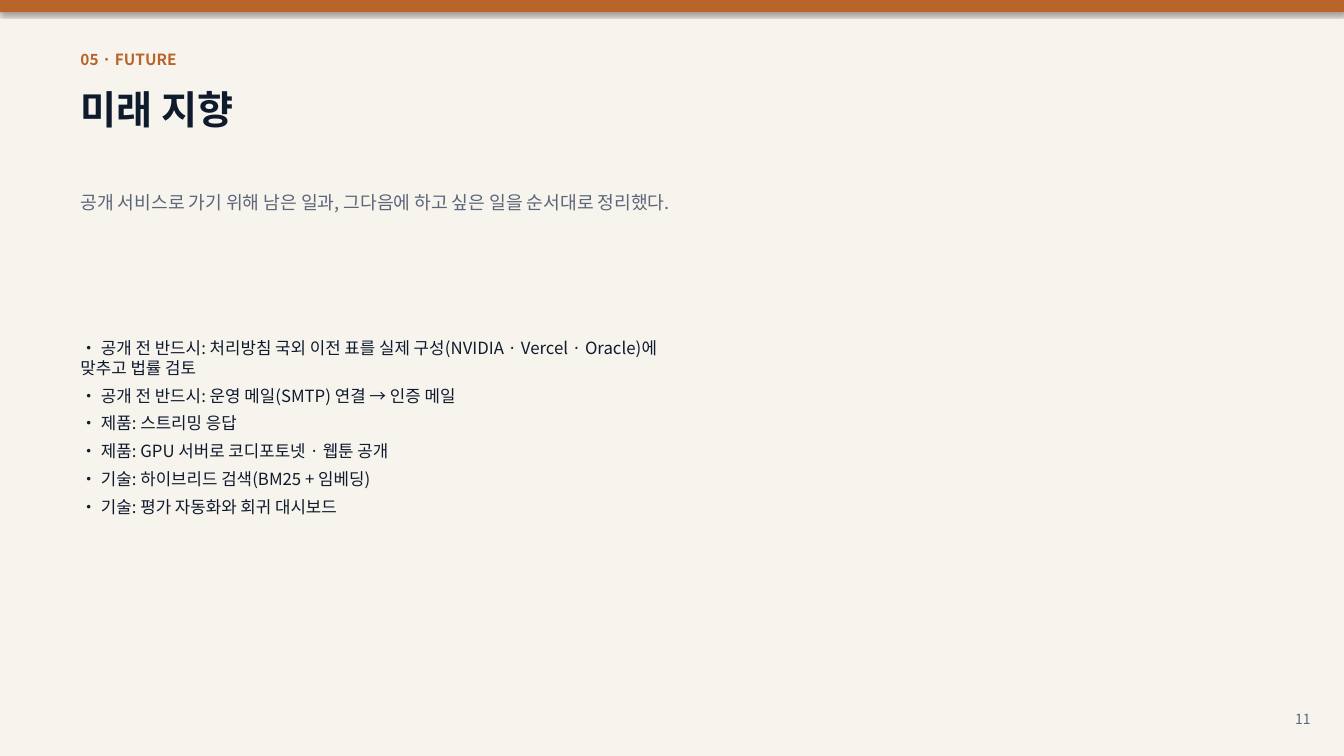
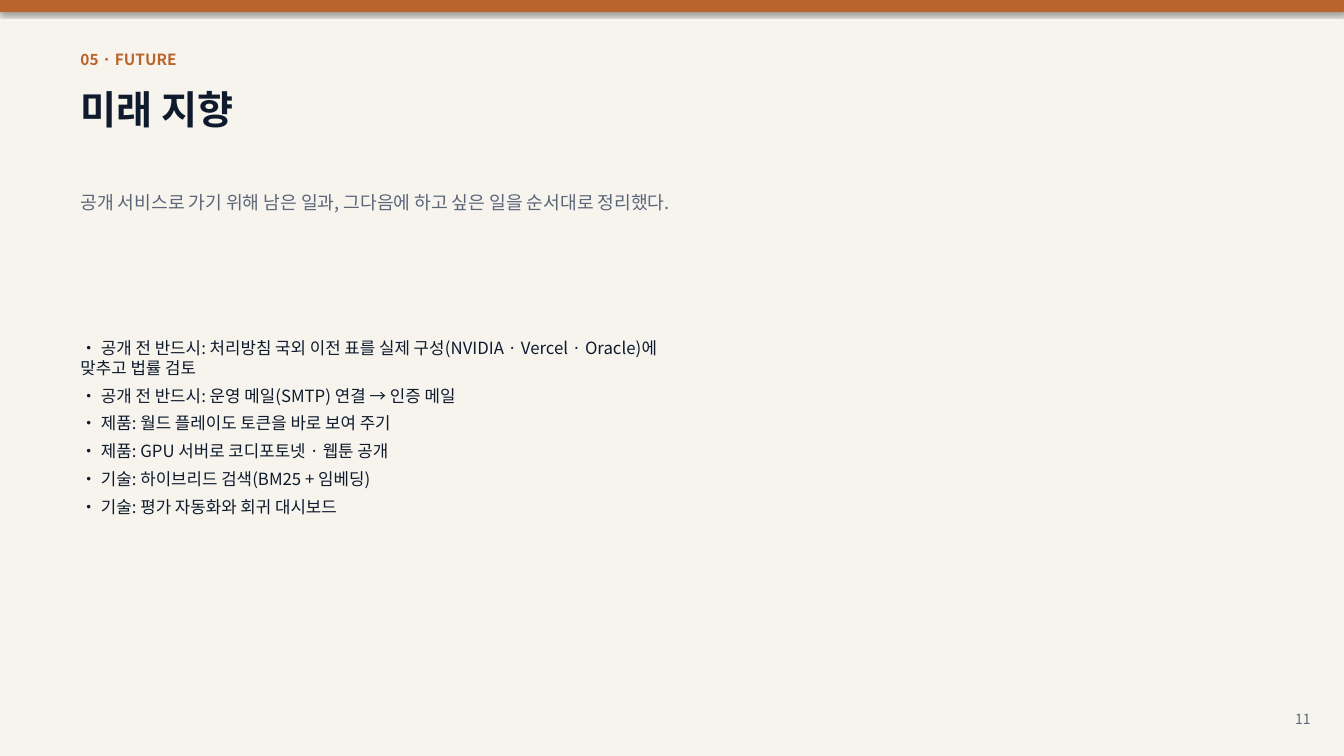
Before and after one commit to samam0234/CodiComperChat, a slide deck: slide 11 of PortFolio/PortFile/CodiComperChat_Portfolio.pptx. Drawn at 1344x756 pixels with LibreOffice and Linux fonts; fonts in the diff are those of the drawing. Boxes give left, top, right and bottom in pixels: in the first picture for what was removed or moved away, otherwise in the second. Text is boxed around its words. In the diff, an @@ line names an element or a change of style, - is before the commit and + after.

```diff
--- a/PortFolio/PortFile/CodiComperChat_Portfolio.pptx
+++ b/PortFolio/PortFile/CodiComperChat_Portfolio.pptx
@@ text at (101, 415, 391, 431): text changed @@
-• 제품: 스트리밍 응답
+• 제품: 월드 플레이도 토큰을 바로 보여 주기
```
Also in this commit, not shown: 1 other slide changed, 24 other files.
